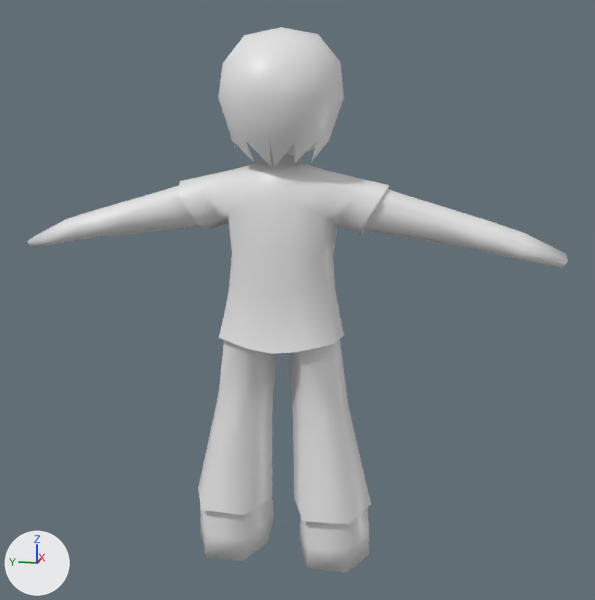
The FBX model Assets/_Project/Art/Models/FBXs/Character/enzo/msh_enzo.fbx: old version first, new version second.
Camera for both pictures: a 50 mm camera at (-3.786, -0.833, 2.261) aimed at (0.043, -0.067, 1.304). The axes (+X, +Y, +Z) are drawn at lower left. The lights are the same throughout. The picture after the commit comes second.

Names of what the first picture shows: 'msh_enzo'.
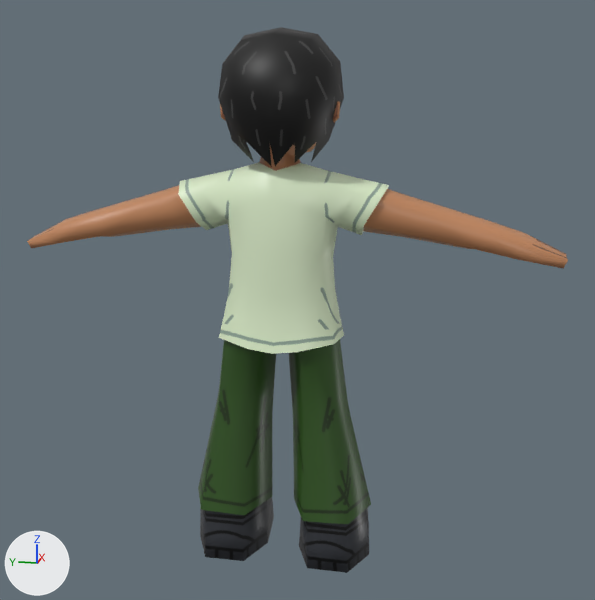
The change, as a list of edits to the scene's bpy script:
```text
Add img_tex_enzobody_png:
    img_tex_enzobody_png = load_image('tex_enzoBody.png', 'tex_enzoBody.png', 1024, 1024, 'sRGB')
Add img_tex_enzohead_png:
    img_tex_enzohead_png = load_image('tex_enzoHead.png', 'tex_enzoHead.png', 1024, 1024, 'sRGB')
Add mat_mat_enzobody:
    mat_mat_enzobody = principled_material('mat_enzoBody')
    mat_mat_enzobody.texture = img_tex_enzobody_png
    mat_mat_enzobody.roughness = 0.4
Add mat_mat_enzohair:
    mat_mat_enzohair = principled_material('mat_enzoHair')
    mat_mat_enzohair.texture = img_tex_enzohead_png  # with its transparency
Change me_body_female_005:
    used by ob_msh_enzo; location = (0.0, 0.0, 1.518)
    remove me_body_female_005.from_pydata(...)  # 458 vertices, 476 faces; spans x -0.31..0.36, y -1.3..1.3, z -1.52..1.05
    add me_body_female_005.from_pydata(...)  # 482 vertices, 498 faces; spans x -0.31..0.36, y -1.3..1.3, z -1.52..1.05
    me_body_female_005 part 1
    2 faces are deleted
    24 vertices are added at x -0.05..0.04, y -0.28..0.28, z 0.62..0.74
    4 new faces join them, mat_mat_enzobody (picture img_tex_enzobody_png)
    20 new faces join them, mat_mat_enzohair (picture img_tex_enzohead_png)
    me_body_female_005 part 2: 360 faces spanning x -0.22..0.36, y -1.3..1.3, z -1.52..0.59 switch from mat_uv_checker_material_uv_grid_128x128 (white #e7e7e7) to mat_mat_enzobody (picture img_tex_enzobody_png)
    me_body_female_005 part 3: 114 faces spanning x -0.31..0.29, y -0.29..0.29, z 0.44..1.05 switch from mat_uv_checker_material_uv_grid_128x128 (white #e7e7e7) to mat_mat_enzohair (picture img_tex_enzohead_png)
```

Location of each change, [x1, y1, x2, y2] in pixels of the pictures (595 x 600 px):
part 1 of me_body_female_005, built on
    before: [256, 162, 301, 175]
    after: [220, 101, 340, 175]
part 2 of me_body_female_005, recoloured (darker)
    both: [27, 145, 568, 573]
part 3 of me_body_female_005, recoloured (white to black)
    both: [218, 27, 344, 167]
